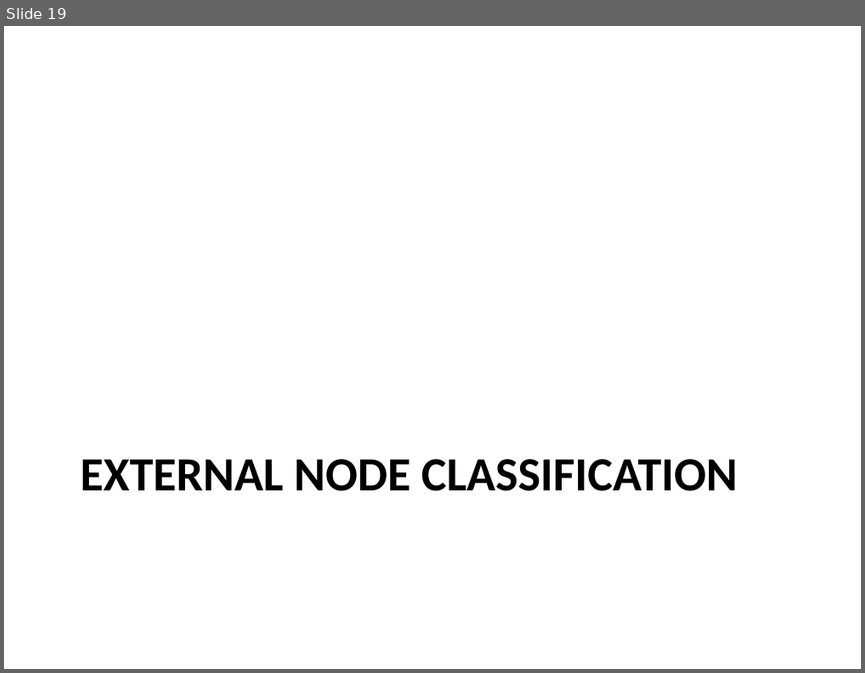
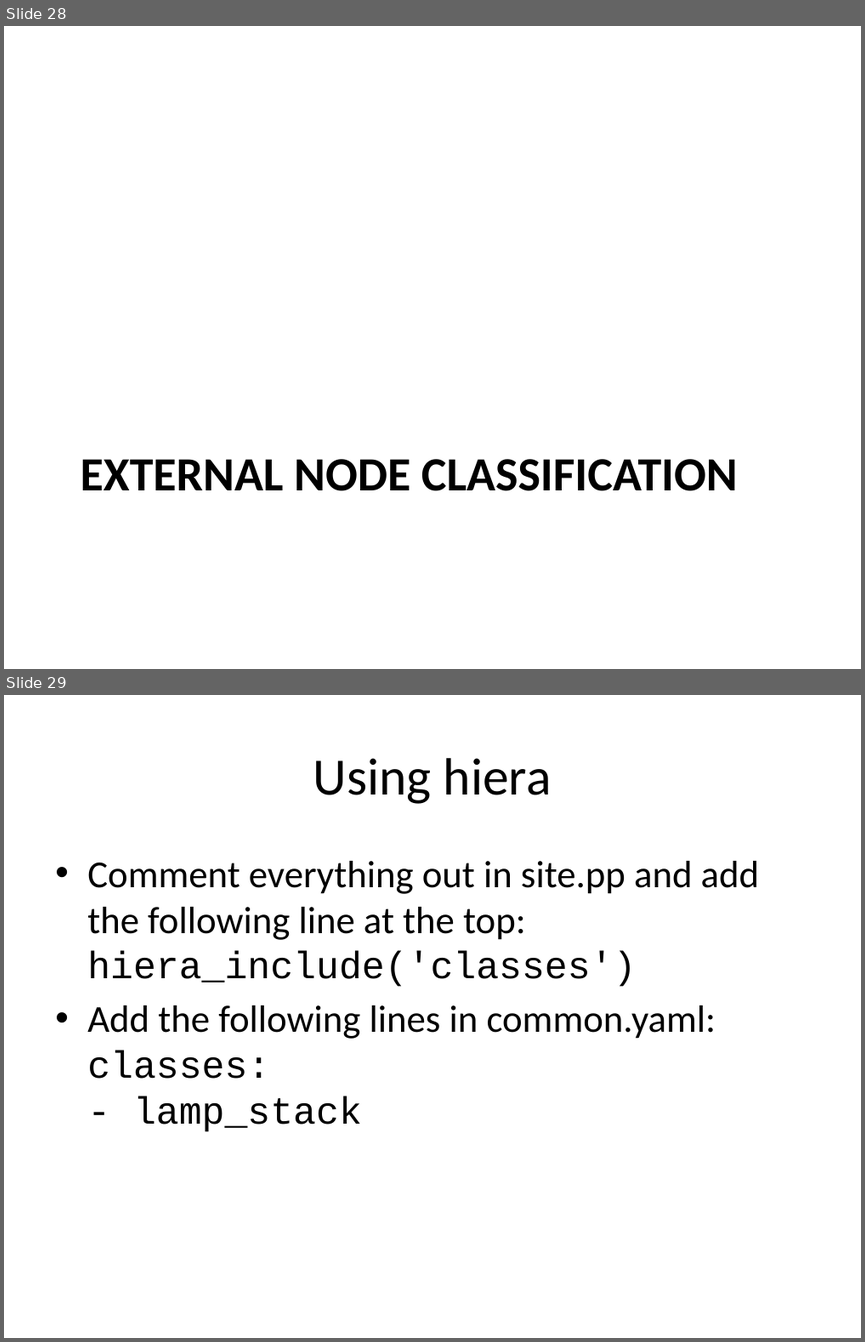
Before and after one commit to andeemarks/xconf-sydney-2014-workshops, a slide deck: 01-provision/xconf-sydney-2014-provision.pptx. Shown one above the other, each under a label of ours: slide 19 before the commit, slides 28 and 29 after it. The pictures are 865x673 and 865x1342 pixels, drawn with LibreOffice and Linux fonts; fonts in the diff are those of the drawing. Boxes give left, top, right and bottom in pixels: in the first picture for what was removed or moved away, otherwise in the second. Text is boxed around its words. In the diff, an @@ line names an element or a change of style, - is before the commit and + after.

```diff
--- a/01-provision/xconf-sydney-2014-provision.pptx
+++ b/01-provision/xconf-sydney-2014-provision.pptx
@@ slide 29 added at [4,695,861,1338], background #FFFFFF @@
@@ title added at [313,758,551,804], 44 pt, text #000000 @@
+Using hiera
@@ text added at [87,861,760,1132], 32 pt, text #000000 @@
+• Comment everything out in site.pp and add the following line at the top:
+  hiera_include('classes')
+• Add the following lines in common.yaml:
+  classes:
+  - lamp_stack
@@ what was slide 19 is now slide 28 @@
```
Also in this commit, not shown: 5 slides changed, 9 other slides added.
